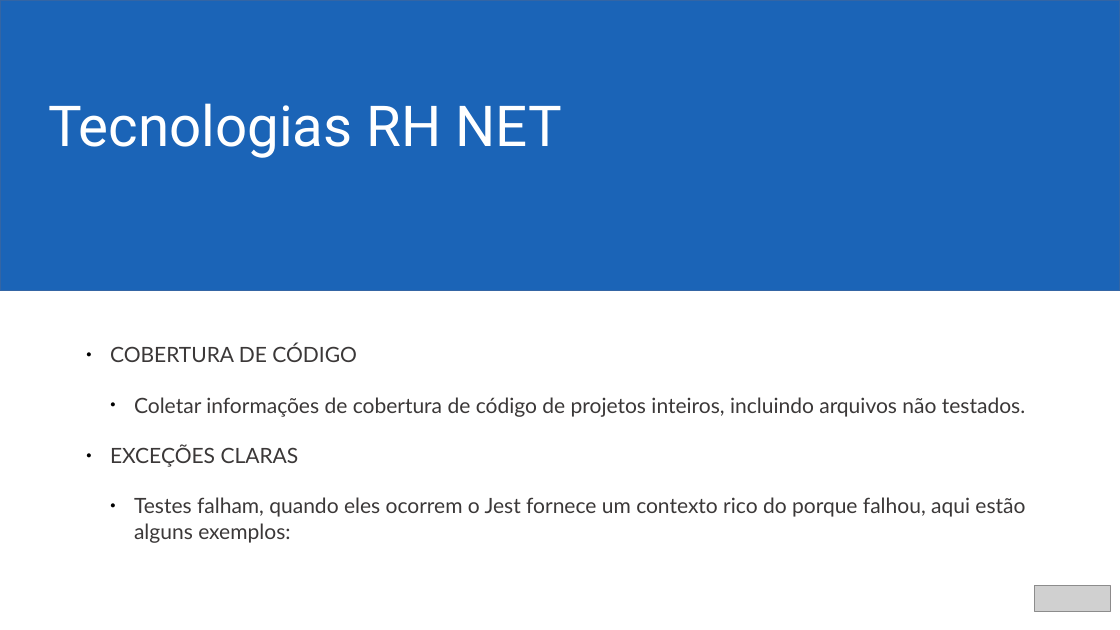
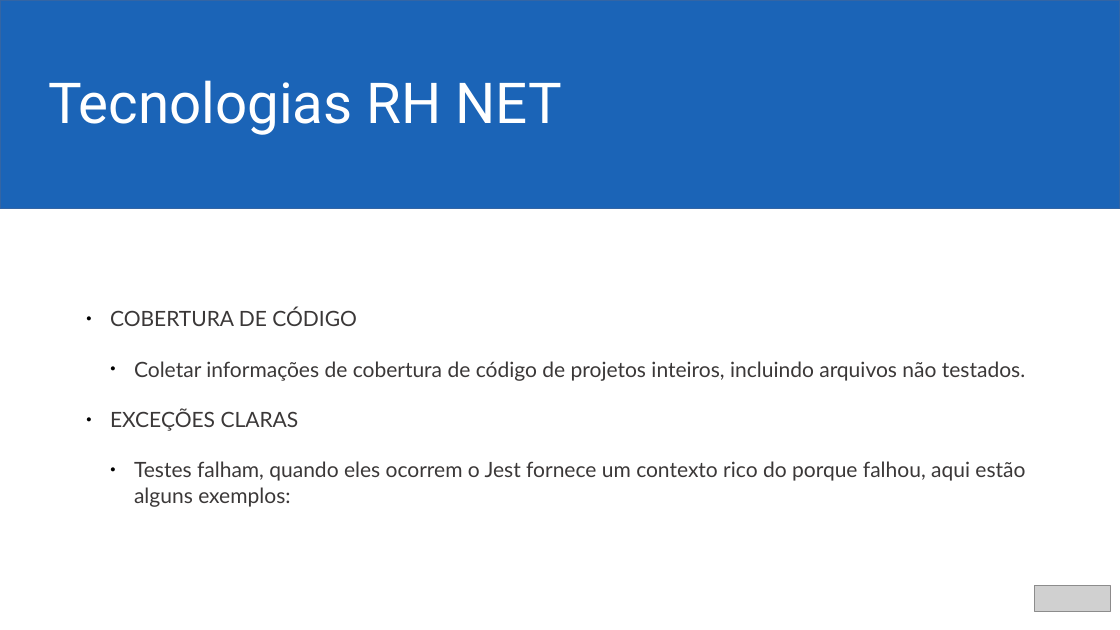
Before and after one commit to ericjrsilva/meetup-react-tests, a slide deck: slide 6 of apresentacao.odp (slide 7 before the commit). Drawn at 1120x630 pixels with LibreOffice and Linux fonts; fonts in the diff are those of the drawing; grey boxes stand for pictures; background and template pictures are left out. Boxes give left, top, right and bottom in pixels: in the first picture for what was removed or moved away, otherwise in the second. Text is boxed around its words. In the diff, an @@ line names an element or a change of style, - is before the commit and + after.

```diff
--- a/apresentacao.odp
+++ b/apresentacao.odp
@@ rectangle: place and size @@
-rectangle at [0,0,1120,291]
+rectangle at [0,0,1120,208]
@@ text "Tecnologias RH NET": place and size @@
-text "Tecnologias RH NET" at [48,103,562,158]
+text "Tecnologias RH NET" at [48,80,562,135]
@@ text "COBERTURA DE CÓDIGO": place and size @@
-text "COBERTURA DE CÓDIGO" at [110,344,1025,543]
+text "COBERTURA DE CÓDIGO" at [110,308,1025,507]
```
Also in this commit, not shown: 3 other slides changed, 2 slides added, 3 slides removed.
